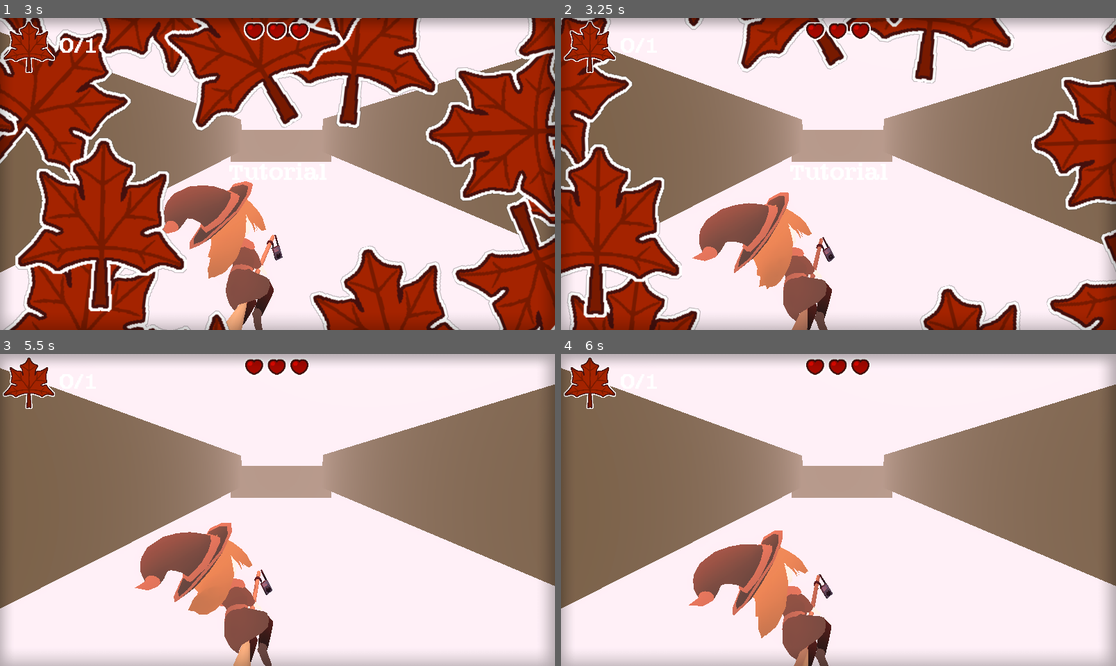
Above: before the commit, frames 1-4 (two rows, left to right).
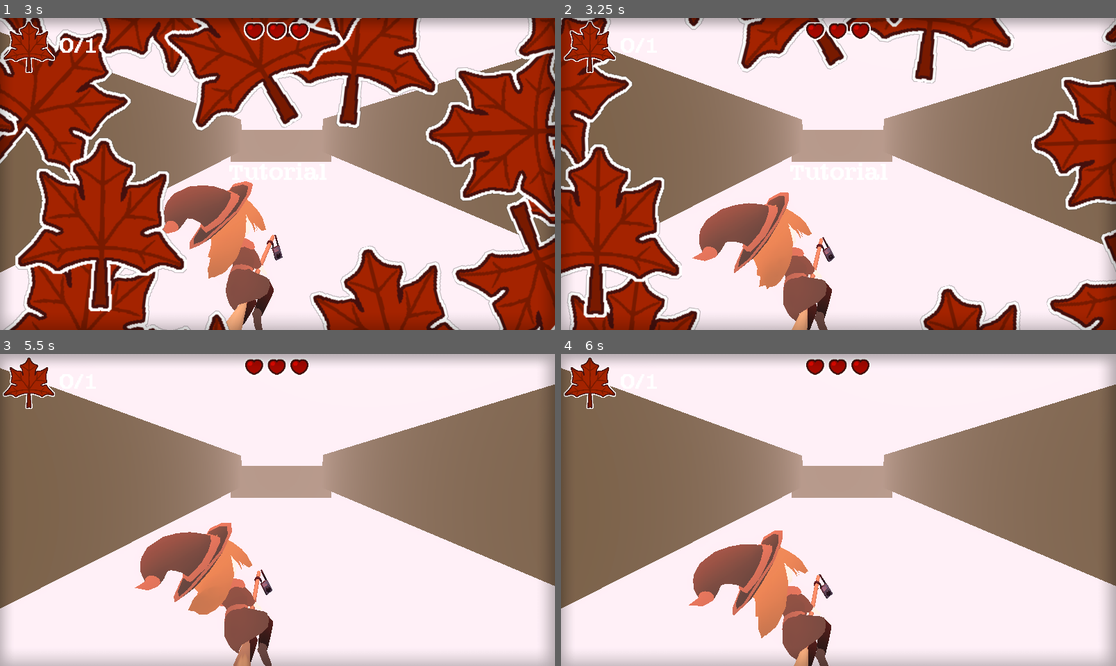
Above: after the commit, the same moments.

Repository: wewewer123/Cozy-Chaos-Fall-2025
Game: Godot game, scene res://scenes/game/GameHolder.tscn
Same seed, same stepped clock (60 frames per second), same inputs: the game is played once before the commit and once after it.
Inputs (mouse positions are in pixels of both pictures, inside the frame that each line leads up to):
- Up to frame 1 (3 s): tap Enter at 0.5 s; move the mouse to (399, 158) at 0.52 s; hold D (right) 0.53-1.25 s; tap G (read_leaf) at 0.6 s; click (399, 158) at 0.67 s; click "story" at 1.25 s; click "story" at 2 s; move the mouse to (166, 189) at 2.77 s; hold A (left) from 2.78 s (still down); tap H (read_lives) at 2.85 s
- Up to frame 2 (3.25 s): keep holding A (left)
- Up to frame 3 (5.5 s): move the mouse to (333, 441) at 3.52 s; release A (left) at 3.53 s; hold D (right) 3.53-5.03 s; tap T at 3.6 s; move the mouse to (249, 572) at 4.27 s; tap Y at 4.35 s; click (249, 572) at 4.42 s; move the mouse to (444, 556) at 5.02 s; hold A (left) from 5.03 s (still down); tap Tab at 5.1 s
- Up to frame 4 (6 s): keep holding A (left); move the mouse to (672, 463) at 5.77 s; tap G (read_leaf) at 5.85 s

Frame 1 is identical in both runs. In frame 2, 0.2% of the frame differs, in the area x 41-49%, y 70-100%; in frame 3, 0.1%; in frame 4, 0.1%.
Error in both runs: Invalid access to property or key 'leaf' on a base object of type 'Nil'. (res://scripts/game/game_manager.gd:46)

Commit message:
Make Lane Longer In Tutorial To Match Length Of Level 1-4

Diff:
--- a/scenes/world/Levels/tutorial.tscn
+++ b/scenes/world/Levels/tutorial.tscn
@@ -41,10 +41,10 @@
 tree_inst = ExtResource("8_a7uam")
 
 [node name="TreeSpawner" parent="." instance=ExtResource("7_a05hh")]
-transform = Transform3D(1, 0, 0, 0, 1, 0, 0, 0, 1, 0, 0, -25.817741)
+transform = Transform3D(1, 0, 0, 0, 1, 0, 0, 0, 1, 0, 0, -141.05586)
 
 [node name="TreesStatic" parent="." instance=ExtResource("8_2r4xb")]
-transform = Transform3D(1, 0, 0, 0, 1, 0, 0, 0, 1, 0.0045776367, 0.9870453, -0.021865845)
+transform = Transform3D(1, 0, 0, 0, 1, 0, 0, 0, 1, 0.0045776367, 0.9870453, -125.37875)
 
 [node name="Backgroundmusic" parent="." instance=ExtResource("9_fw7o5")]
 stream = ExtResource("10_oqwej")
--- a/scenes/world/enviornment/trees_static.tscn
+++ b/scenes/world/enviornment/trees_static.tscn
@@ -25,6 +25,60 @@
 
 [node name="Tree22" parent="." instance=ExtResource("3_kw3b3")]
 transform = Transform3D(5, 0, 0, 0, 5, 0, 0, 0, 5, -16.323666, 0, -216.724)
+
+[node name="Tree26" parent="." instance=ExtResource("3_kw3b3")]
+transform = Transform3D(4.1162977, 0, 0, 0, 3.5100672, 0, 0, 0, 5, -14.037681, 0, -224.25433)
+
+[node name="Tree28" parent="." instance=ExtResource("3_kw3b3")]
+transform = Transform3D(4.1162977, 0, 0, 0, 3.5100672, 0, 0, 0, 5, -7.6659265, 0, -224.25433)
+
+[node name="Tree29" parent="." instance=ExtResource("3_kw3b3")]
+transform = Transform3D(4.1162977, 0, 0, 0, 3.5100672, 0, 0, 0, 5, -1.2903032, 0, -224.25433)
+
+[node name="Tree30" parent="." instance=ExtResource("3_kw3b3")]
+transform = Transform3D(4.1162977, 0, 0, 0, 3.5100672, 0, 0, 0, 5, 4.679961, 0, -224.25433)
+
+[node name="Tree42" parent="." instance=ExtResource("3_kw3b3")]
+transform = Transform3D(4.1162977, 0, 0, 0, 3.5100672, 0, 0, 0, 5, 11.390422, 0, -224.25433)
+
+[node name="Tree47" parent="." instance=ExtResource("3_kw3b3")]
+transform = Transform3D(4.1162977, 0, 0, 0, 3.5100672, 0, 0, 0, 5, 7.20996, 0, -224.25433)
+
+[node name="Tree48" parent="." instance=ExtResource("3_kw3b3")]
+transform = Transform3D(4.1162977, 0, 0, 0, 3.5100672, 0, 0, 0, 5, 2.2272968, 0, -224.25433)
+
+[node name="Tree49" parent="." instance=ExtResource("3_kw3b3")]
+transform = Transform3D(4.1162977, 0, 0, 0, 3.5100672, 0, 0, 0, 5, -3.2190008, 0, -224.25433)
+
+[node name="Tree50" parent="." instance=ExtResource("3_kw3b3")]
+transform = Transform3D(4.1162977, 0, 0, 0, 3.5100672, 0, 0, 0, 5, -9.957205, 0, -224.25433)
+
+[node name="Tree51" parent="." instance=ExtResource("3_kw3b3")]
+transform = Transform3D(4.1162977, 0, 0, 0, 3.5100672, 0, 0, 0, 5, -16.759312, 0, -224.25433)
+
+[node name="Tree52" parent="." instance=ExtResource("3_kw3b3")]
+transform = Transform3D(4.1162977, 0, 0, 0, 3.5100672, 0, 0, 0, 5, -22.467812, 0, -224.25433)
+
+[node name="Tree53" parent="." instance=ExtResource("3_kw3b3")]
+transform = Transform3D(4.1162977, 0, 0, 0, 3.5100672, 0, 0, 0, 5, -29.388094, 0, -224.25433)
+
+[node name="Tree54" parent="." instance=ExtResource("3_kw3b3")]
+transform = Transform3D(4.1162977, 0, 0, 0, 3.5100672, 0, 0, 0, 5, -33.525112, 0, -224.25433)
+
+[node name="Tree55" parent="." instance=ExtResource("3_kw3b3")]
+transform = Transform3D(4.1162977, 0, 0, 0, 3.5100672, 0, 0, 0, 5, 24.466618, 0, -224.25433)
+
+[node name="Tree56" parent="." instance=ExtResource("3_kw3b3")]
+transform = Transform3D(4.1162977, 0, 0, 0, 3.5100672, 0, 0, 0, 5, 36.61864, 0, -228.58888)
+
+[node name="Tree43" parent="." instance=ExtResource("3_kw3b3")]
+transform = Transform3D(4.1162977, 0, 0, 0, 3.5100672, 0, 0, 0, 5, 17.285671, 0, -230.04625)
+
+[node name="Tree44" parent="." instance=ExtResource("3_kw3b3")]
+transform = Transform3D(4.1162977, 0, 0, 0, 3.5100672, 0, 0, 0, 5, 14.190674, 0, -230.04625)
+
+[node name="Tree45" parent="." instance=ExtResource("3_kw3b3")]
+transform = Transform3D(4.1162977, 0, 0, 0, 3.5100672, 0, 0, 0, 5, 11.190674, 0, -230.04625)
 
 [node name="Tree23" parent="." instance=ExtResource("3_kw3b3")]
 transform = Transform3D(5, 0, 0, 0, 5, 0, 0, 0, 5, -24.323666, 0, -216.724)
